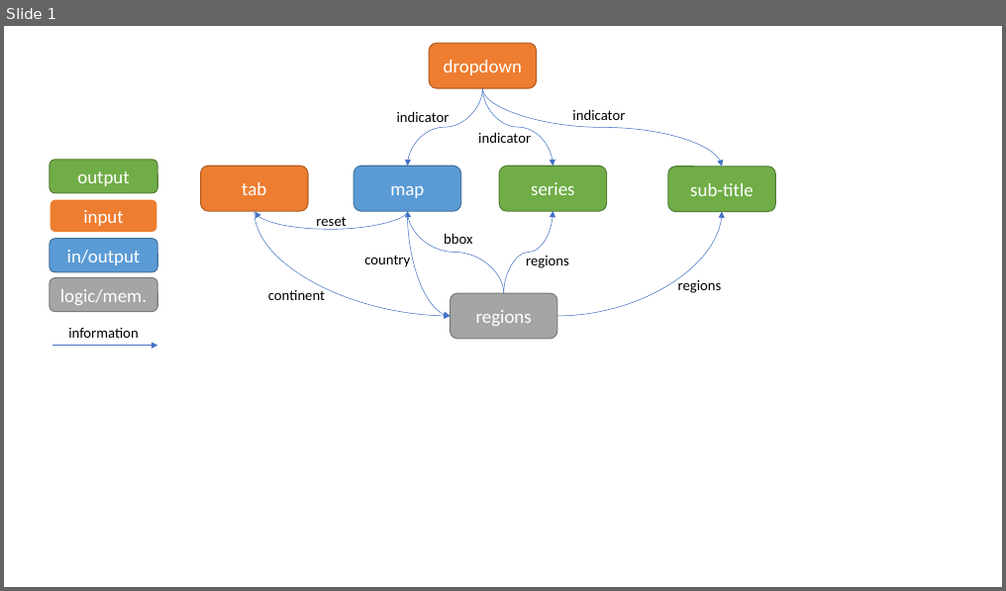
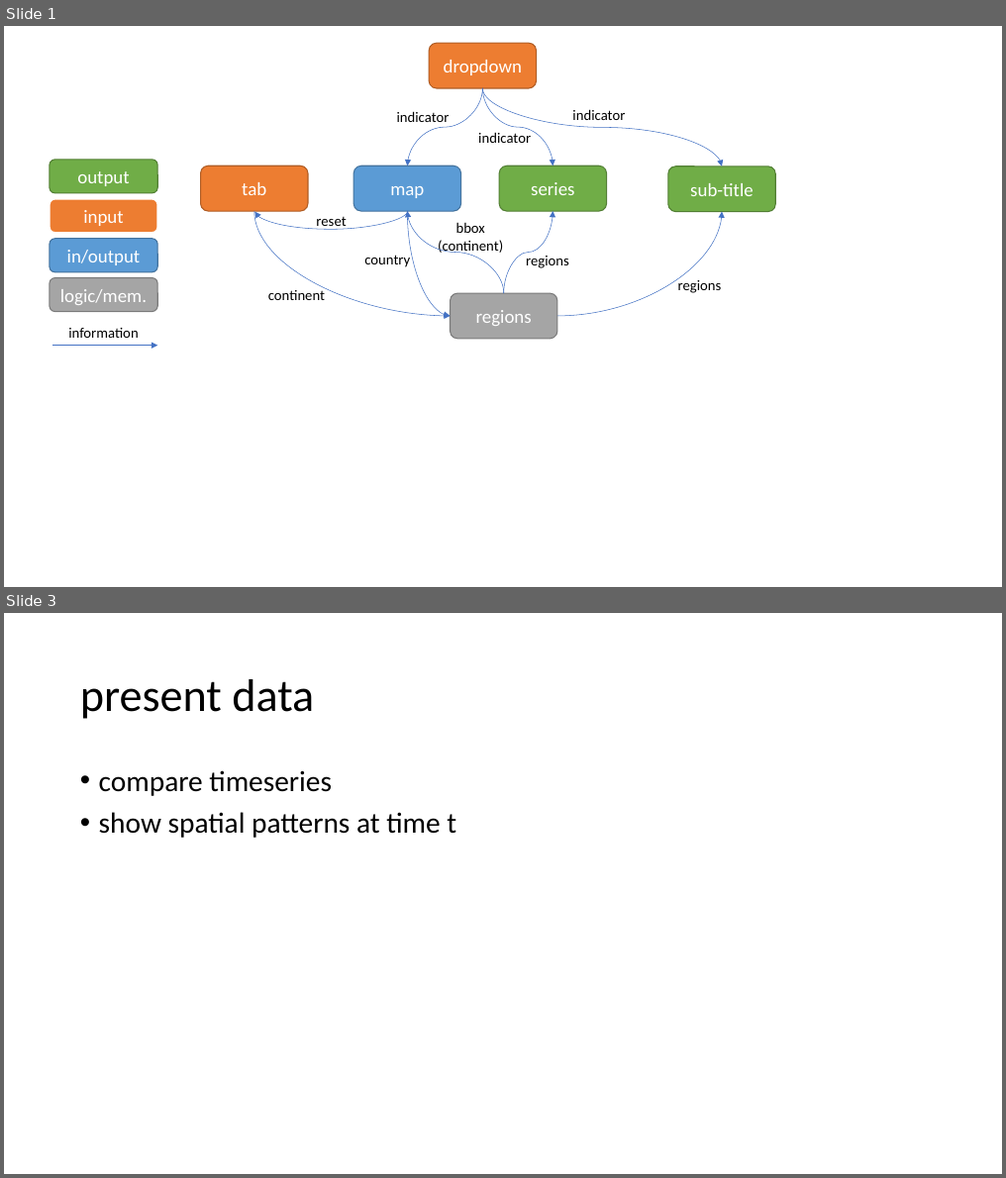
Before and after one commit to ditori1976/covid_app, a slide deck: notebooks/interactions.pptx. Shown one above the other, each under a label of ours: slide 1 before the commit, slides 1 and 3 after it; the slides between them are not shown. The pictures are 1006x591 and 1006x1178 pixels, drawn with LibreOffice and Linux fonts; fonts in the diff are those of the drawing. Boxes give left, top, right and bottom in pixels: in the first picture for what was removed or moved away, otherwise in the second. Text is boxed around its words. In the diff, an @@ line names an element or a change of style, - is before the commit and + after.

```diff
--- a/notebooks/interactions.pptx
+++ b/notebooks/interactions.pptx
@@ slide 3 added at (4, 613, 1002, 1174), background #FFFFFF @@
@@ title added at (80, 679, 314, 719), 44 pt, text #000000 @@
+present data
@@ text added at (99, 770, 456, 838), 28 pt, text #000000 @@
+• compare timeseries
+• show spatial patterns at time t
@@ slide 1 changed as well @@
@@ text "bbox": place and size @@
-text "bbox" at (444, 233, 472, 244)
+text "bbox" at (438, 222, 503, 255)
@@ text at (438, 240, 503, 255): paragraph added @@
+(continent)
```
Also in this commit, not shown: 1 other slide added, 1 slide removed, 1 other file.
